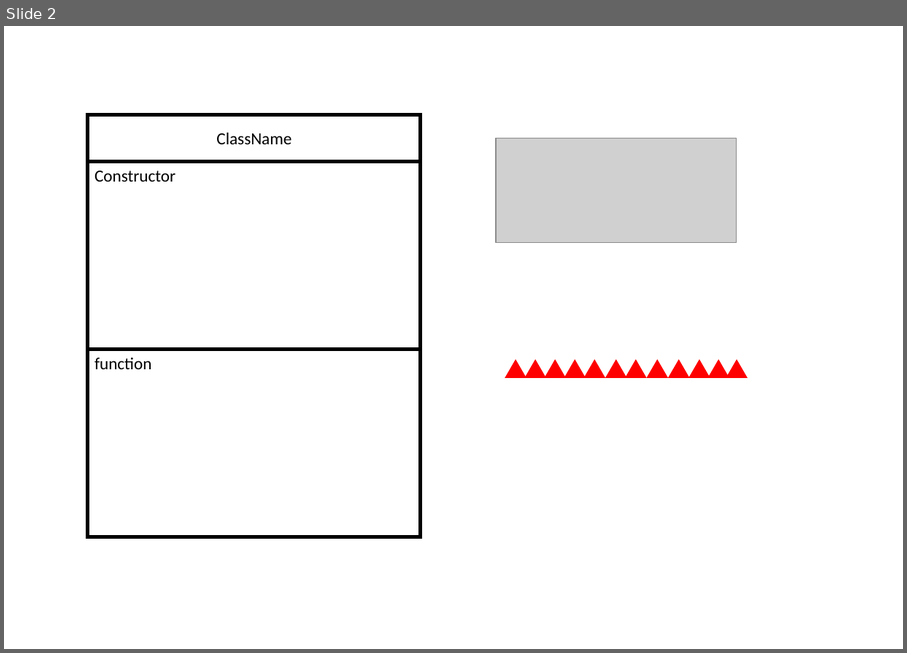
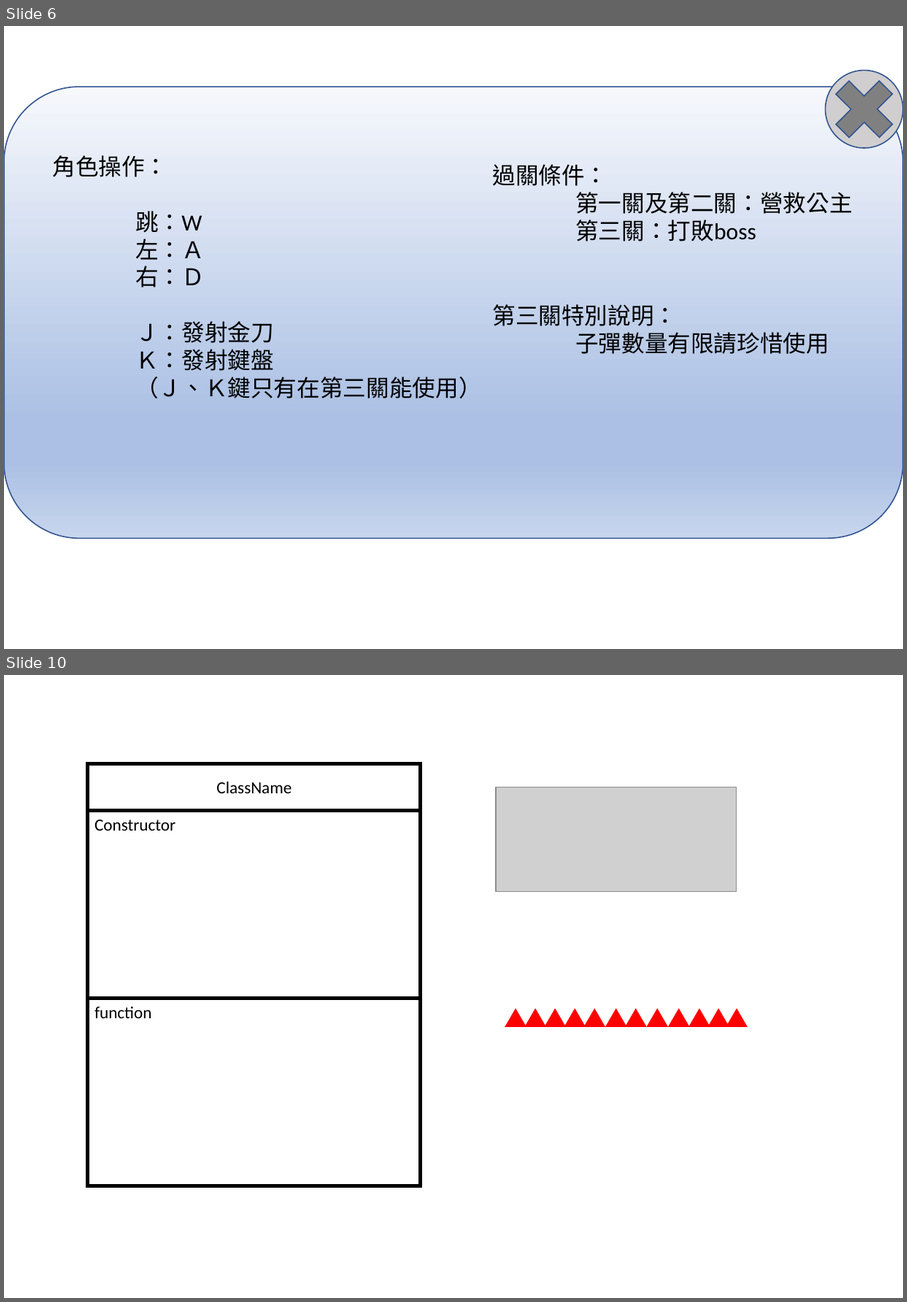
Before and after one commit to YangKelvin/SuperAdventure, a slide deck: images/簡報1.pptx. Shown one above the other, each under a label of ours: slide 2 before the commit, slides 6 and 10 after it; the slides between them are not shown. The pictures are 907x653 and 907x1302 pixels, drawn with LibreOffice and Linux fonts; fonts in the diff are those of the drawing; grey boxes stand for pictures. Boxes give left, top, right and bottom in pixels: in the first picture for what was removed or moved away, otherwise in the second. Text is boxed around its words. In the diff, an @@ line names an element or a change of style, - is before the commit and + after.

```diff
--- a/images/簡報1.pptx
+++ b/images/簡報1.pptx
@@ slide 6 added at [4, 26, 903, 649], background #FFFFFF @@
@@ group added at [4, 65, 903, 538]: 3 texts, 1 rounded rectangle, 1 ellipse, 1 plus @@
+角色操作：
+跳：W
+左：Ａ
+右：Ｄ
+Ｊ：發射金刀
+Ｋ：發射鍵盤
+（Ｊ、Ｋ鍵只有在第三關能使用）
+過關條件：
+第一關及第二關：營救公主
+第三關：打敗boss
+第三關特別說明：
+子彈數量有限請珍惜使用
@@ what was slide 2 is now slide 10 @@
```
Also in this commit, not shown: 1 slide changed, 7 other slides added, 6 other files.
